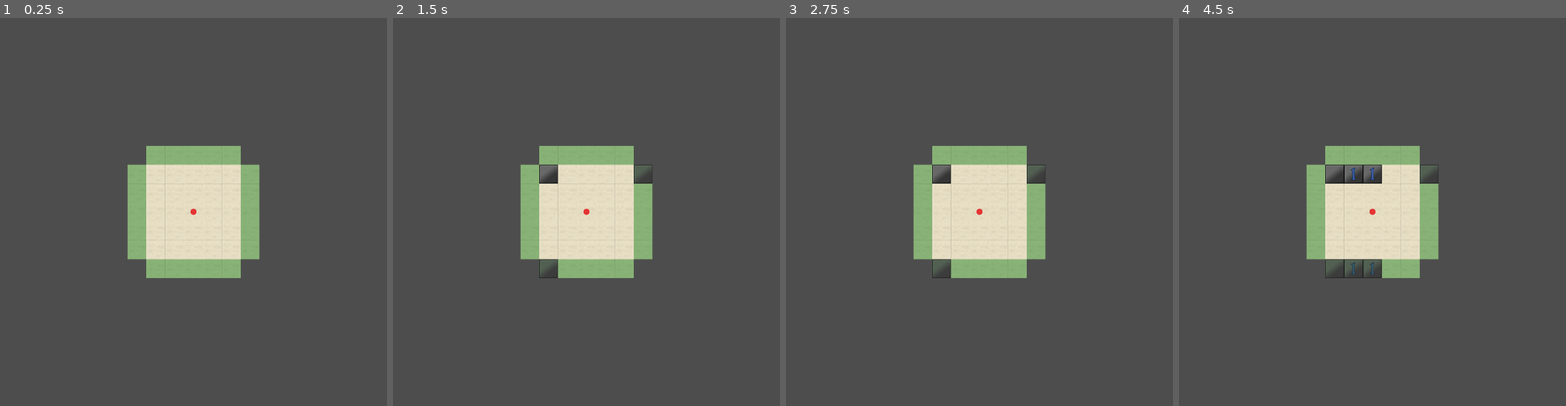
Above: before the commit, frames 1-4 (left to right).
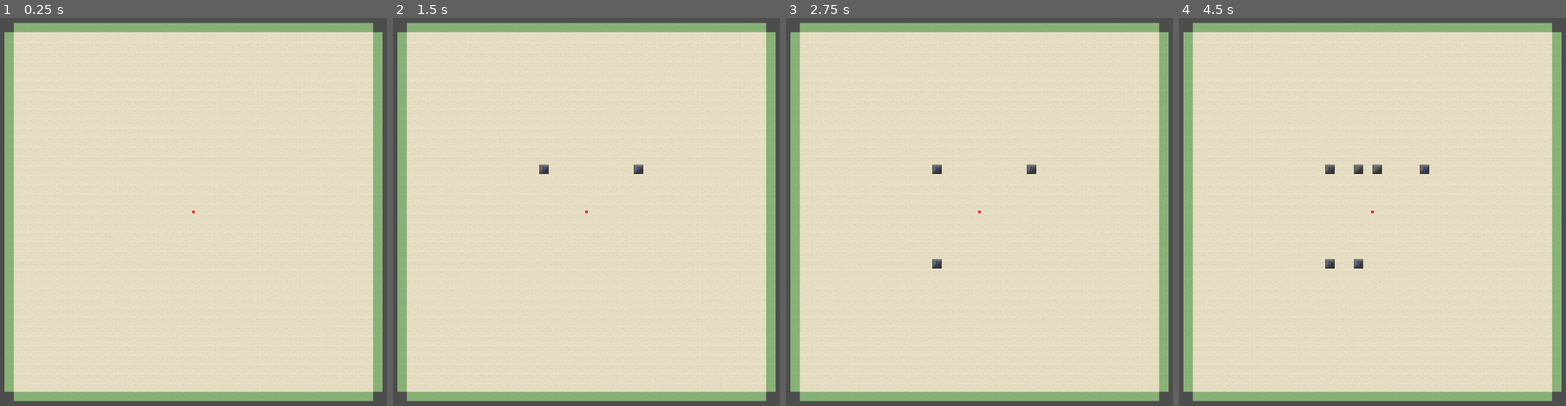
Above: after the commit, the same moments.

Repository: dokicoder/ToruSpace
Game: Godot game, scene res://scenes/Game.tscn
The game is run twice, just before and just after one commit, with the same random seed, the same clock (stepped at 60 frames per second) and the same inputs.
Inputs (mouse positions are in pixels of both pictures, inside the frame that each line leads up to):
- Up to frame 1 (0.25 s): no input
- Up to frame 2 (1.5 s): tap Enter at 0.5 s; move the mouse to (547, 173) at 0.52 s; click (547, 173) at 0.67 s; tap Space at 1.25 s; move the mouse to (644, 173) at 1.27 s; click (644, 173) at 1.42 s
- Up to frame 3 (2.75 s): tap Enter at 2 s; move the mouse to (940, 270) at 2.02 s; click (940, 270) at 2.17 s
- Up to frame 4 (4.5 s): tap Space at 2.75, 4.25 s; move the mouse to (1353, 173) at 2.77 s; click (1353, 173) at 2.92 s; tap Enter at 3.5 s; move the mouse to (1353, 270) at 3.52 s; click (1353, 270) at 3.67 s; move the mouse to (1372, 173) at 4.27 s; click (1372, 173) at 4.42 s

The runs differ from the first frame. In frame 1, 89% of the frame differs, in the area x 1-99%, y 1-99%; in frame 2, 90%; in frame 3, 90%; in frame 4, 90%.

Commit message:
refactoring: consistent snake case

Diff:
--- a/scenes/Game.tscn
+++ b/scenes/Game.tscn
@@ -10,7 +10,7 @@
 script = ExtResource("1_1ycqr")
 
 [node name="Camera2D" type="Camera2D" parent="."]
-zoom = Vector2(0.3, 0.3)
+zoom = Vector2(0.15, 0.15)
 
 [node name="Sprite2D" type="Sprite2D" parent="."]
 z_index = 100
--- a/scripts/Board.gd
+++ b/scripts/Board.gd
@@ -1,24 +1,24 @@
 class_name Board extends Node
 
-const width: int = 5
-const height: int = 5
+const width: int = 38
+const height: int = 38
 
 var board: MineField
 
-func _debug_setAllFieldMaskType():
-	board.setMaskAt(0, 0, MineField.MaskState.MARKED_UNSURE)
-	board.setMaskAt(1, 0, MineField.MaskState.MARKED_MINE)
-	board.setMaskAt(2, 0, MineField.MaskState.BLIND)
-	board.setMaskAt(3, 0, MineField.MaskState.CLEAR)
+func _debug_set_all_field_mask_types():
+	board.set_mask_at(0, 0, MineField.MaskState.MARKED_UNSURE)
+	board.set_mask_at(1, 0, MineField.MaskState.MARKED_MINE)
+	board.set_mask_at(2, 0, MineField.MaskState.BLIND)
+	board.set_mask_at(3, 0, MineField.MaskState.CLEAR)
 
 	for x in range(0, 9):
-		board.setMaskAt(x, 1, MineField.MaskState.CLEAR)
-		board.setFieldAt(x, 1, x)
+		board.set_mask_at(x, 1, MineField.MaskState.CLEAR)
+		board.set_field_at(x, 1, x)
 
-	board.setMaskAt(9, 1, MineField.MaskState.CLEAR)
-	board.setMaskAt(10, 1, MineField.MaskState.CLEAR)
-	board.setFieldAt(9, 1, MineField.FieldState.MINE_LIVE)
-	board.setFieldAt(10, 1, MineField.FieldState.MINE_EXPLODED)
+	board.set_mask_at(9, 1, MineField.MaskState.CLEAR)
+	board.set_mask_at(10, 1, MineField.MaskState.CLEAR)
+	board.set_field_at(9, 1, MineField.FieldState.MINE_LIVE)
+	board.set_field_at(10, 1, MineField.FieldState.MINE_EXPLODED)
 
 func _ready() -> void:
 	pass # Replace with function body.
@@ -26,8 +26,8 @@
 
 	board.init(width, height)
 
-	var numMines = int(width * height * 0.07)
+	var num_mines = int(width * height * 0.11)
 
-	board.deployRandomMines(numMines)
+	board.deploy_random_mines(num_mines)
 
-	#_debug_setAllFieldMaskType()
+	#_debug_set_all_field_mask_types()
--- a/scripts/Field.gd
+++ b/scripts/Field.gd
@@ -17,8 +17,8 @@
 			MOUSE_BUTTON_LEFT:
 				if event.pressed:
 					print("%d / %d" % [_x, _y])
-					Brd.board.clearField(_x, _y)
+					Brd.board.clear_field(_x, _y)
 			MOUSE_BUTTON_RIGHT:
 				if event.pressed:
 					#print("%d / %d" % [_x, _y])
-					Brd.board.floodStep()
+					Brd.board.flood_step()
--- a/scripts/Game.gd
+++ b/scripts/Game.gd
@@ -2,7 +2,7 @@
 
 const FieldScene: PackedScene = preload("res://scenes/Field.tscn")
 
-func _fieldToTextureRegion(field: MineField.FieldState, mask: MineField.MaskState) -> Vector2:
+func _field_to_texture_region(field: MineField.FieldState, mask: MineField.MaskState) -> Vector2:
 	if mask == MineField.MaskState.BLIND:
 		return Vector2(6 * 128, 128)
 	if mask == MineField.MaskState.MARKED_MINE:
@@ -23,11 +23,11 @@
 
 	return Vector2(field * 128, 0)
 
-func _generateSpriteBoard():
+func _generate_sprite_board():
 	print("generate")
 
 	for idx in range(0, Brd.width * Brd.height):
-		var coords = Brd.board.idxToXY(idx)
+		var coords = Brd.board.idx_to_xy(idx)
 		var x = coords[0]
 		var y = coords[1]
 
@@ -38,7 +38,7 @@
 		field.position.y = (y - 0.5 * Brd.height) * 128 + 64
 
 		field.texture = field.texture.duplicate()
-		field.texture.region.position = _fieldToTextureRegion(Brd.board.getFieldAtIdx(idx), Brd.board.getMaskAtIdx(idx)) #Vector2((2 + idx % 3) * 128, 0)
+		field.texture.region.position = _field_to_texture_region(Brd.board.get_field_at_idx(idx), Brd.board.get_mask_at_idx(idx)) #Vector2((2 + idx % 3) * 128, 0)
 
 		add_child(field)
 
@@ -77,10 +77,10 @@
 			add_child(borderClone)
 
 func _ready() -> void:
-	_generateSpriteBoard()
+	_generate_sprite_board()
 
 # Called every frame. 'delta' is the elapsed time since the previous frame.
 func _process(delta: float) -> void:
 	#print("%s" % (get_children().size()))
 	for field in get_children():
-		field.texture.region.position = _fieldToTextureRegion(Brd.board.getFieldAt(field._x, field._y), Brd.board.getMaskAt(field._x, field._y))
+		field.texture.region.position = _field_to_texture_region(Brd.board.get_field_at(field._x, field._y), Brd.board.get_mask_at(field._x, field._y))
--- a/scripts/MineField.gd
+++ b/scripts/MineField.gd
@@ -27,12 +27,12 @@
 # TODO: may be more efficient as some packed array
 var _field: PackedByteArray = []
 var _mask: PackedByteArray = []
-var _mineIdxList: PackedInt32Array = []
-var _floodList: PackedInt32Array = []
-var _closedList: PackedInt32Array = []
-
-var _isFirstMove = true
-var _numLiveMines = 0
+var _mine_idx_list: PackedInt32Array = []
+var _flood_list: PackedInt32Array = []
+var _closed_list: PackedInt32Array = []
+
+var _is_first_move = true
+var _num_live_mines = 0
 
 var _rng: RandomNumberGenerator
 
@@ -55,12 +55,12 @@
 	#_mask.resize((_width * _height))
 	_field.clear()
 	_mask.clear()
-	_mineIdxList.clear()
-	_floodList.clear()
-	_closedList.clear()
-
-	_isFirstMove = true
-	_numLiveMines = 0
+	_mine_idx_list.clear()
+	_flood_list.clear()
+	_closed_list.clear()
+
+	_is_first_move = true
+	_num_live_mines = 0
 
 	_rng = RandomNumberGenerator.new()
 
@@ -68,80 +68,80 @@
 		_field.append(FieldState.EMPTY)
 		_mask.append(MaskState.BLIND)
 
-func xYtoIdx(x: int, y: int) -> int:
+func xy_to_idx(x: int, y: int) -> int:
 	assert(x >= 0 && x < _width && y >= 0 && y < _height)
 	return y * _width + x
 
-func idxToXY(idx: int) -> Array[int]:
+func idx_to_xy(idx: int) -> Array[int]:
 	assert(idx >= 0 && idx < _width * _height)
 	return [idx % _width, idx / _width]
 
-func getFieldAt(x: int, y: int) -> FieldState:
+func get_field_at(x: int, y: int) -> FieldState:
 	assert(x >= 0 && x < _width && y >= 0 && y < _height)
 	return _field[y * _width + x]
 
-func getFieldAtIdx(idx: int) -> FieldState:
+func get_field_at_idx(idx: int) -> FieldState:
 	assert(idx >= 0 && idx < _width * _height)
 	return _field[idx]
 
-func getMaskAt(x: int, y: int) -> MaskState:
+func get_mask_at(x: int, y: int) -> MaskState:
 	assert(x >= 0 && x < _width && y >= 0 && y < _height)
 	return _mask[y * _width + x]
 
-func getMaskAtIdx(idx: int) -> MaskState:
+func get_mask_at_idx(idx: int) -> MaskState:
 	assert(idx >= 0 && idx < _width * _height)
 	return _mask[idx]
 
-func setFieldAt(x: int, y: int, state: FieldState):
-	assert(x >= 0 && x < _width && y >= 0 && y < _height)
-	setFieldAtIdx(y * _width + x, state)
-
-func setFieldAtIdx(idx: int, state: FieldState):
+func set_field_at(x: int, y: int, state: FieldState):
+	assert(x >= 0 && x < _width && y >= 0 && y < _height)
+	set_field_at_idx(y * _width + x, state)
+
+func set_field_at_idx(idx: int, state: FieldState):
 	assert(idx >= 0 && idx < _width * _height)
 	_field[idx] = state
 
-func setMaskAt(x: int, y: int, state: MaskState):
-	assert(x >= 0 && x < _width && y >= 0 && y < _height)
-	setMaskAtIdx(y * _width + x, state)
-
-func setMaskAtIdx(idx: int, state: MaskState):
+func set_mask_at(x: int, y: int, state: MaskState):
+	assert(x >= 0 && x < _width && y >= 0 && y < _height)
+	set_mask_at_idx(y * _width + x, state)
+
+func set_mask_at_idx(idx: int, state: MaskState):
 	assert(idx >= 0 && idx < _width * _height)
 	_mask[idx] = state
 
-func incrementFieldAt(x: int, y: int):
-	incrementFieldAtIdx(y * _width + x)
-
-func incrementFieldAtIdx(idx: int):
-	var val = getFieldAtIdx(idx)
+func increment_field_at(x: int, y: int):
+	increment_field_at_idx(y * _width + x)
+
+func increment_field_at_idx(idx: int):
+	var val = get_field_at_idx(idx)
 	if val < 9:
-		setFieldAtIdx(idx, val+1)
-
-func dropMine(x:int, y:int) -> bool:
-	var fieldVal = getFieldAt(x, y)
-	if fieldVal == FieldState.MINE_LIVE || fieldVal == FieldState.MINE_EXPLODED:
+		set_field_at_idx(idx, val+1)
+
+func ddrop_mine_at(x:int, y:int) -> bool:
+	var field_val = get_field_at(x, y)
+	if field_val == FieldState.MINE_LIVE || field_val == FieldState.MINE_EXPLODED:
 		return false
 
-	setFieldAt(x, y, FieldState.MINE_LIVE)
-	_numLiveMines += 1
+	set_field_at(x, y, FieldState.MINE_LIVE)
+	_num_live_mines += 1
 	return true
 
-func dropMineAtIdx(idx: int) -> bool:
+func drop_mine_at_idx(idx: int) -> bool:
 	if _field[idx] == FieldState.MINE_LIVE || _field[idx] == FieldState.MINE_EXPLODED:
 		return false
 
-	setFieldAtIdx(idx, FieldState.MINE_LIVE)
-	for neighborIdx in getNeighborFieldIndizes(idx):
-		incrementFieldAtIdx(neighborIdx)
-
-	_numLiveMines += 1
+	set_field_at_idx(idx, FieldState.MINE_LIVE)
+	for neighbor_idx in get_neighbor_field_indizes(idx):
+		increment_field_at_idx(neighbor_idx)
+
+	_num_live_mines += 1
 	return true
 
-func deployRandomMines(numMines: int):
+func deploy_random_mines(numMines: int):
 	var deployedMines = 0
 
 	while(deployedMines < numMines):
 		var idx = _rng.randi_range(0, (_width * _height) - 1)
-		if dropMineAtIdx(idx): deployedMines += 1
+		if drop_mine_at_idx(idx): deployedMines += 1
 
 	print("Deployed ", deployedMines, " mines")
 
@@ -152,7 +152,7 @@
 # 	---+---+---
 # 	 5 | 6 | 7
 # returns indizes linearly, so result is array with 14 elements
-func getNeighborFieldPositions(x: int, y: int) -> Array[int]:
+func get_neighbor_field_positions(x: int, y: int) -> Array[int]:
 	assert(x >= 0 && x < _width && y >= 0 && y < _height)
 
 	var leftX = (x - 1 + _width) % _width
@@ -172,8 +172,8 @@
 # 	 3 | F | 4
 # 	---+---+---
 # 	 5 | 6 | 7
-func getNeighborFieldIndizes(fieldIdx: int) -> Array[int]:
-	var indizes = idxToXY(fieldIdx)
+func get_neighbor_field_indizes(field_idx: int) -> Array[int]:
+	var indizes = idx_to_xy(field_idx)
 	var x = indizes[0]
 	var y = indizes[1]
 
@@ -185,125 +185,125 @@
 	var bottomY = (y + 1) % _height
 
 	return [
-		xYtoIdx(leftX, topY), xYtoIdx(x, topY), xYtoIdx(rightX, topY),
-		xYtoIdx(leftX, y), xYtoIdx(rightX, y),
-		xYtoIdx(leftX, bottomY), xYtoIdx(x, bottomY), xYtoIdx(rightX, bottomY)
+		xy_to_idx(leftX, topY), xy_to_idx(x, topY), xy_to_idx(rightX, topY),
+		xy_to_idx(leftX, y), xy_to_idx(rightX, y),
+		xy_to_idx(leftX, bottomY), xy_to_idx(x, bottomY), xy_to_idx(rightX, bottomY)
 	]
 
-func _momHelper(fieldIdx: int) -> bool:
-	var fieldVal = getFieldAtIdx(fieldIdx)
-
-	if(fieldVal == FieldState.MINE_LIVE):
+func _mom_helper(field_idx: int) -> bool:
+	var field_val = get_field_at_idx(field_idx)
+
+	if(field_val == FieldState.MINE_LIVE):
 		return true
 
 	var numAdjacentBlinds: int = 0
-	for neighborIdx in getNeighborFieldIndizes(fieldIdx):
-		var neighborMask = _mask[neighborIdx]
+	for neighbor_idx in get_neighbor_field_indizes(field_idx):
+		var neighborMask = _mask[neighbor_idx]
 		# count the mine candidates around number
 		# todo: ever heard of map/reduce ?
 		if neighborMask != MaskState.CLEAR:
 			numAdjacentBlinds += 1
 
 	# if number of blinds equals mine count it can be considered obvious how many mines there are
-	return numAdjacentBlinds == fieldVal
-
-func markObviousMine(fieldIdx: int) -> bool:
-	var fieldVal = getFieldAtIdx(fieldIdx)
-
-	if fieldVal != FieldState:
+	return numAdjacentBlinds == field_val
+
+func mark_obvious_mine(field_idx: int) -> bool:
+	var field_val = get_field_at_idx(field_idx)
+
+	if field_val != FieldState:
 		return false
 
-	for neighborIdx in getNeighborFieldIndizes(fieldIdx):
-		var neighborMask = _mask[neighborIdx]
-		var neighborVal = _field[neighborIdx]
-		if neighborMask == MaskState.BLIND && neighborVal != FieldState.MINE_LIVE:
+	for neighbor_idx in get_neighbor_field_indizes(field_idx):
+		var neighborMask = _mask[neighbor_idx]
+		var neighbor_val = _field[neighbor_idx]
+		if neighborMask == MaskState.BLIND && neighbor_val != FieldState.MINE_LIVE:
 			return false
-		if neighborMask == MaskState.CLEAR && !_momHelper(neighborIdx):
+		if neighborMask == MaskState.CLEAR && !_mom_helper(neighbor_idx):
 			return false
 
 	# TODO: make optional and expose to options menu
 	return true
 
-func freeForFirstMove(x: int, y: int):
-	_isFirstMove = false
-	var fieldVal = getFieldAt(x, y)
-
-	if fieldVal == FieldState.EMPTY:
+func free_for_first_move(x: int, y: int):
+	_is_first_move = false
+	var field_val = get_field_at(x, y)
+
+	if field_val == FieldState.EMPTY:
 		return
 
-	var fieldIdx = xYtoIdx(x, y)
+	var field_idx = xy_to_idx(x, y)
 
 	# if field is a mine, just delete it and decrement neighbors
-	if fieldVal == FieldState.MINE_LIVE:
-		setFieldAt(x, y, FieldState.EMPTY)
-
-		for neighborIdx in getNeighborFieldIndizes(fieldIdx):
-			var neighborVal = getFieldAtIdx(neighborIdx)
+	if field_val == FieldState.MINE_LIVE:
+		set_field_at(x, y, FieldState.EMPTY)
+
+		for neighbor_idx in get_neighbor_field_indizes(field_idx):
+			var neighbor_val = get_field_at_idx(neighbor_idx)
 			# if neighbor is mine, increment center field (which now contains a number, not a mine)
-			if neighborVal == FieldState.MINE_LIVE:
-				setFieldAt(x, y, FieldState.EMPTY)
+			if neighbor_val == FieldState.MINE_LIVE:
+				set_field_at(x, y, FieldState.EMPTY)
 			# tell neighbor that mine has vanished
-			elif neighborVal != FieldState.EMPTY:
-				setFieldAtIdx(neighborIdx, neighborVal - 1)
+			elif neighbor_val != FieldState.EMPTY:
+				set_field_at_idx(neighbor_idx, neighbor_val - 1)
 
 	# either it did before or it does now after update: field contains number
 	# act as if surrounding mines have been deleted
-	var numRemovedMines = 0
-
-	for neighborIdx in getNeighborFieldIndizes(fieldIdx):
-		var neighborVal = getFieldAtIdx(neighborIdx)
+	var num_removed_mines = 0
+
+	for neighbor_idx in get_neighbor_field_indizes(field_idx):
+		var neighbor_val = get_field_at_idx(neighbor_idx)
 		# tell all neighbors of any surrounding mine that mine has vanished
-		if neighborVal == FieldState.MINE_LIVE:
-			var newNeighborVal = 0
-			for neighborNeighborIdx in getNeighborFieldIndizes(neighborIdx):
-				var neighborNeighborVal = getFieldAtIdx(neighborNeighborIdx)
-				if neighborNeighborVal == FieldState.MINE_LIVE:
-					newNeighborVal += 1
-				elif neighborNeighborVal != FieldState.EMPTY:
-					setFieldAtIdx(neighborNeighborIdx, neighborNeighborVal - 1)
+		if neighbor_val == FieldState.MINE_LIVE:
+			var new_neighbor_val = 0
+			for neighbor_neighbor_idx in get_neighbor_field_indizes(neighbor_idx):
+				var neighbor_neighbor_val = get_field_at_idx(neighbor_neighbor_idx)
+				if neighbor_neighbor_val == FieldState.MINE_LIVE:
+					new_neighbor_val += 1
+				elif neighbor_neighbor_val != FieldState.EMPTY:
+					set_field_at_idx(neighbor_neighbor_idx, neighbor_neighbor_val - 1)
 			# now actually delete surrounding mines and replace them with their according field value
-			setFieldAtIdx(neighborIdx, newNeighborVal)
+			set_field_at_idx(neighbor_idx, new_neighbor_val)
 			# remove
-			_mineIdxList.remove_at(_mineIdxList.find(neighborIdx))
-			numRemovedMines += 1
+			_mine_idx_list.remove_at(_mine_idx_list.find(neighbor_idx))
+			num_removed_mines += 1
 	# there were mines removed, we want to know of that
-	# actualNumberOfMines -= numRemovedMines
+	# actualNumberOfMines -= num_removed_mines
 	# add removed mines again somewhere else
 	# TODO: somewhere else could actually happen to be the same place --> fix that
-	deployRandomMines(numRemovedMines)
-
-
-func clearField(x: int, y: int) -> bool:
-	#if _isFirstMove:
-	#freeForFirstMove(x, y)
+	deploy_random_mines(num_removed_mines)
+
+
+func clear_field(x: int, y: int) -> bool:
+	#if _is_first_move:
+	#free_for_first_move(x, y)
 
 	print_debug("clear field ", x, " ", y)
 
-	var fieldVal = getFieldAt(x, y)
-	var fieldMask = getMaskAt(x, y)
-	var fieldIdx = xYtoIdx(x, y)
-
-	print(">>>",fieldIdx)
-
-	if getMaskAt(x, y) != MaskState.BLIND:
+	var field_val = get_field_at(x, y)
+	var field_mask = get_mask_at(x, y)
+	var field_idx = xy_to_idx(x, y)
+
+	print(">>>",field_idx)
+
+	if get_mask_at(x, y) != MaskState.BLIND:
 		return true
 
-	_floodList.append(fieldIdx)
-
-	setMaskAtIdx(fieldIdx, MaskState.CLEAR)
-
-	#floodStep()
+	_flood_list.append(field_idx)
+
+	set_mask_at_idx(field_idx, MaskState.CLEAR)
+
+	#flood_step()
 
 	# mark obvious mines
-	markClearedMines()
+	mark_cleared_mines()
 
 	# full flood operation could be slow
 	# fullyFloodFrom(field)
 
 	# congrats, you are dead. or lost a life
-	if fieldVal == FieldState.MINE_LIVE:
-		setFieldAt(x, y, FieldState.MINE_EXPLODED)
-		setMaskAt(x, y, MaskState.MARKED_MINE)
+	if field_val == FieldState.MINE_LIVE:
+		set_field_at(x, y, FieldState.MINE_EXPLODED)
+		set_mask_at(x, y, MaskState.MARKED_MINE)
 		return false
 
 	return true
@@ -311,58 +311,58 @@
 
 # mark all mines the player probably has identified
 # TODO: maybe finer-tune implementation
-func markClearedMines():
-	for index in _mineIdxList:
-		if markObviousMine(index):
+func mark_cleared_mines():
+	for index in _mine_idx_list:
+		if mark_obvious_mine(index):
 			# mark for deletion
-			_mineIdxList[index] = -1
+			_mine_idx_list[index] = -1
 			# _numberOfMarkedMines += 1
 			print("marked cleared mine")
 
 	# filter the elements marked for deletion
-	_mineIdxList = Array(_mineIdxList).filter(func (e): e != -1)
+	_mine_idx_list = Array(_mine_idx_list).filter(func (e): e != -1)
 
 func make_move(x: int, y: int, type: MoveType):
 	assert(x >= 0 && x < _width && y >= 0 && y < _height)
 	print("Make move  -> ", MoveType.keys()[type], " at ", x, ", ", y)
 
 	if type == MoveType.MARK_MINE:
-		setMaskAt(x, y, MaskState.MARKED_MINE)
+		set_mask_at(x, y, MaskState.MARKED_MINE)
 	elif type == MoveType.MARK_UNSURE:
-		setMaskAt(x, y, MaskState.MARKED_UNSURE)
+		set_mask_at(x, y, MaskState.MARKED_UNSURE)
 	elif type == MoveType.CLEAR_MARK:
-		setMaskAt(x, y, MaskState.CLEAR)
+		set_mask_at(x, y, MaskState.CLEAR)
 	elif type == MoveType.CLEAR_FIELD:
-		clearField(x, y)
+		clear_field(x, y)
 	else:
 		print("Invalid move type")
 
-func floodStep():
-	# print("FloodStep - current floodList size: %d" % _floodList.size())
-
-	var nextFloodList: PackedInt32Array = []
-
-	print("flood count: ", _floodList.size())
-
-	for fieldIdx in _floodList:
-		if getFieldAtIdx(fieldIdx) != FieldState.EMPTY:
+func flood_step():
+	# print("FloodStep - current floodList size: %d" % _flood_list.size())
+
+	var next_flood_list: PackedInt32Array = []
+
+	print("flood count: ", _flood_list.size())
+
+	for field_idx in _flood_list:
+		if get_field_at_idx(field_idx) != FieldState.EMPTY:
 			continue
 
-		setMaskAtIdx(fieldIdx, MaskState.CLEAR)
-		for neighborIdx in getNeighborFieldIndizes(fieldIdx):
-			if getMaskAtIdx(neighborIdx) == MaskState.BLIND:
+		set_mask_at_idx(field_idx, MaskState.CLEAR)
+		for neighbor_idx in get_neighbor_field_indizes(field_idx):
+			if get_mask_at_idx(neighbor_idx) == MaskState.BLIND:
 
 				# if neighbor is already in closed or current list, skip it
-				#if _floodList.find(neighborIdx) != -1: continue
-				#if _closedList.find(neighborIdx) != -1: continue
-
-				if (_closedList.find(neighborIdx) == -1 and
-					nextFloodList.find(neighborIdx) == -1 and
-					_floodList.find(neighborIdx) == -1):
-					nextFloodList.append(neighborIdx)
+				#if _flood_list.find(neighbor_idx) != -1: continue
+				#if _closed_list.find(neighbor_idx) != -1: continue
+
+				if (_closed_list.find(neighbor_idx) == -1 and
+					next_flood_list.find(neighbor_idx) == -1 and
+					_flood_list.find(neighbor_idx) == -1):
+					next_flood_list.append(neighbor_idx)
 				# these neighbors need to be considered next iteration
 
 
-	# replace closedList with current floodList, update floodList to nextFloodList
-	_closedList = _floodList
-	_floodList = nextFloodList
+	# replace closedList with current floodList, update floodList to next_flood_list
+	_closed_list = _flood_list
+	_flood_list = next_flood_list
